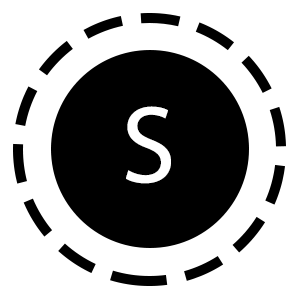
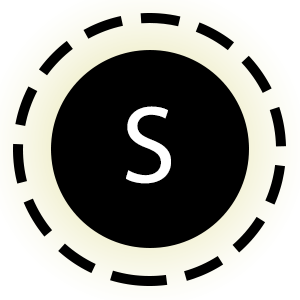
The second 300×300 image is a revision of the first. Changes to its layers:
added layer "Layer 1" over [0, 0, 300, 300]
